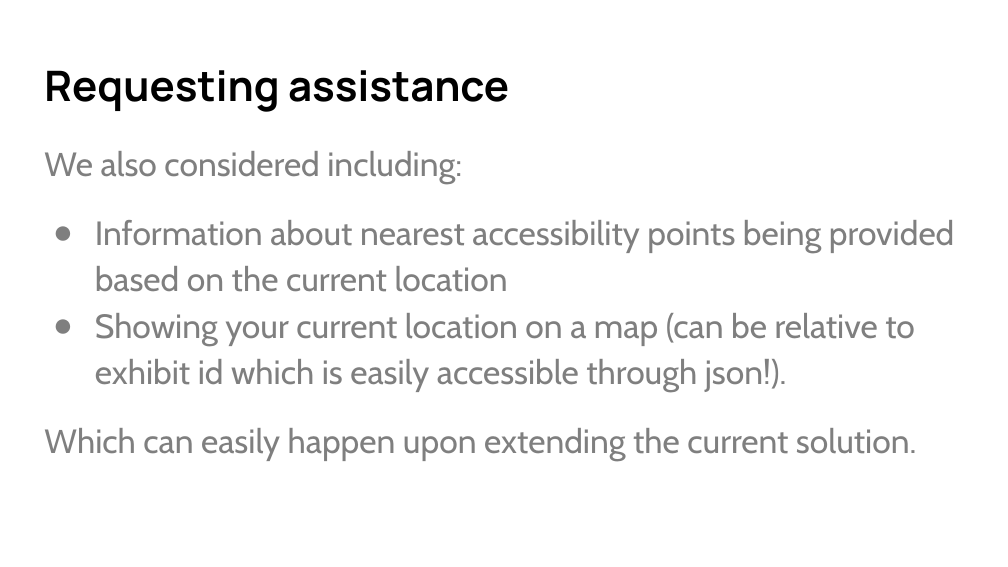
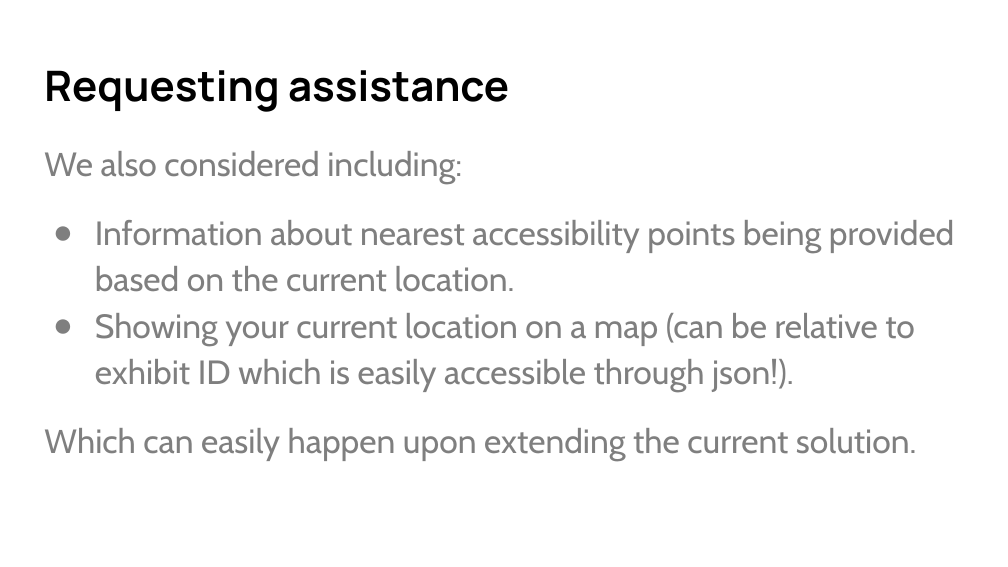
Before and after one commit to Glasgow19/team-5, a slide deck: slide 11 of presentation.pptx. Drawn at 1008x567 pixels with LibreOffice and Linux fonts; fonts in the diff are those of the drawing. Boxes give left, top, right and bottom in pixels: in the first picture for what was removed or moved away, otherwise in the second. Text is boxed around its words. In the diff, an @@ line names an element or a change of style, - is before the commit and + after.

```diff
--- a/presentation.pptx
+++ b/presentation.pptx
@@ text at (x1=95, y1=220, x2=954, y2=392): text changed @@
-● Information about nearest accessibility points being provided based on the current location
-● Showing your current location on a map (can be relative to exhibit id which is easily accessible through json!).
+● Information about nearest accessibility points being provided based on the current location.
+● Showing your current location on a map (can be relative to exhibit ID which is easily accessible through json!).
```
Also in this commit, not shown: 8 other slides changed.
